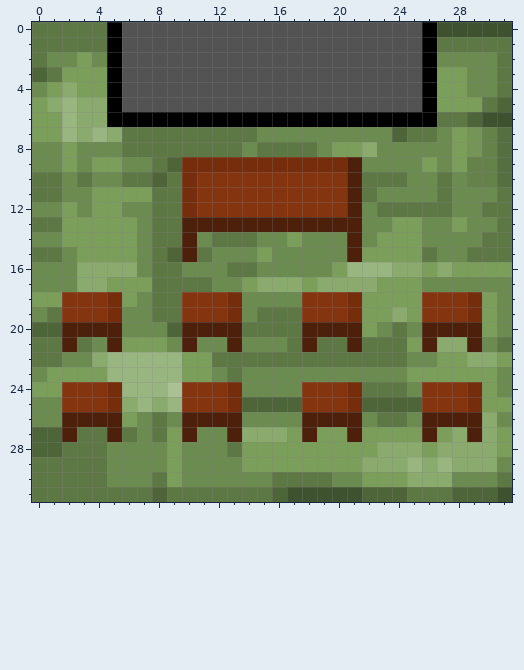
A pixel-art sprite gets an edit: src/Assets/backgrounds/classroom.png. That is the earlier state.
The file is 32x32 pixels. Colours within 5 levels of each other are drawn and written as one.
Once edited:
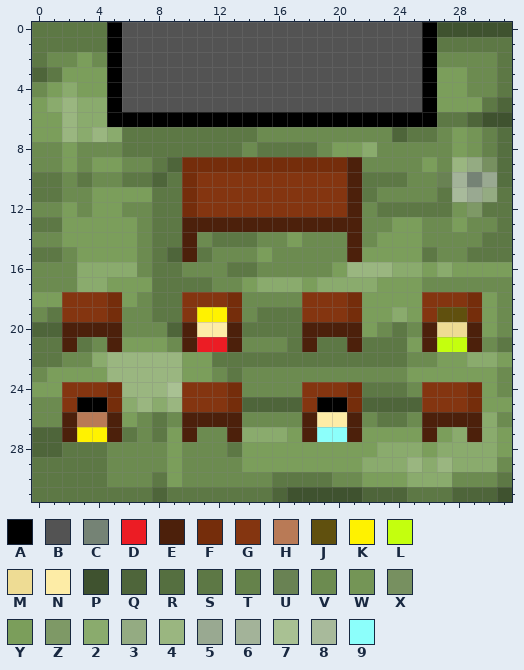
Palette (. is transparent): A #000000  B #535353  C #758375  D #ec1c24  E #4c200b  F #752d0b  G #843510  H #b97a56  J #60500e  K #fff200  L #c4ff0e  M #eedc94  N #fdeca6  P #3f522f  Q #4e653a  R #556f40  S #5d7845  T #65824b  U #698253  V #6c8b50  W #749556  X #779060  Y #7b9e5b  Z #7e9966  2 #8aab6d  3 #94ab82  4 #9ab680  5 #99a991  6 #a3b399  7 #a9c193  8 #a8ba9b  9 #8cfffb
What changed:
@@ x 25..31 @@
  8 VVVYWTR
- 9 VYVYTTR
-10 VVSVTTR
-11 VVSVVVS
-12 SSSVVSS
+ 9 VYV43XR
+10 VVU6C5R
+11 VVS853S
+12 SSSWZSS
 13 YVVYVVS
@@ x 9..30 @@
 18 SGGGFVVVVGGGFYYYYGGGFY
-19 SGGGFVSSSGGGFYY2YGGGFY
-20 QEEEESSSSEEEEYVSVEEEEY
-21 VEVVEVVVSESSESSSYE22EV
+19 SGKKFVSSSGGGFYY2YGJJFY
+20 QENNESSSSEEEEYVSVEMMEY
+21 VEDDEVVVSESSESSSYELLEV
 22 4YYSSSSSSSSSSSSSVVYY22
@@ x 1..22 @@
 24 YGGGF4447GGGFVVVVGGGFS
-25 VGGGF2424GGGFQQQQGGGFQ
-26 VEEEEYVSVEEEEVVVVEEEEV
-27 QESSESVSYEVVE222YEYYEY
+25 VGAAF2424GGGFQQQQGAAFQ
+26 VEHHEYVSVEEEEVVVVENNEV
+27 QEKKESVSYEVVE222YE99EY
 28 QSSSVVVVYVVVSYYYYYYYYY
Pixel boxes of the changes (left, top, right, bottom) in both pictures:
changed: (437, 157, 497, 217)
changed: (197, 307, 227, 352)
changed: (437, 307, 467, 352)
changed: (77, 397, 107, 442)
changed: (317, 397, 347, 442)
